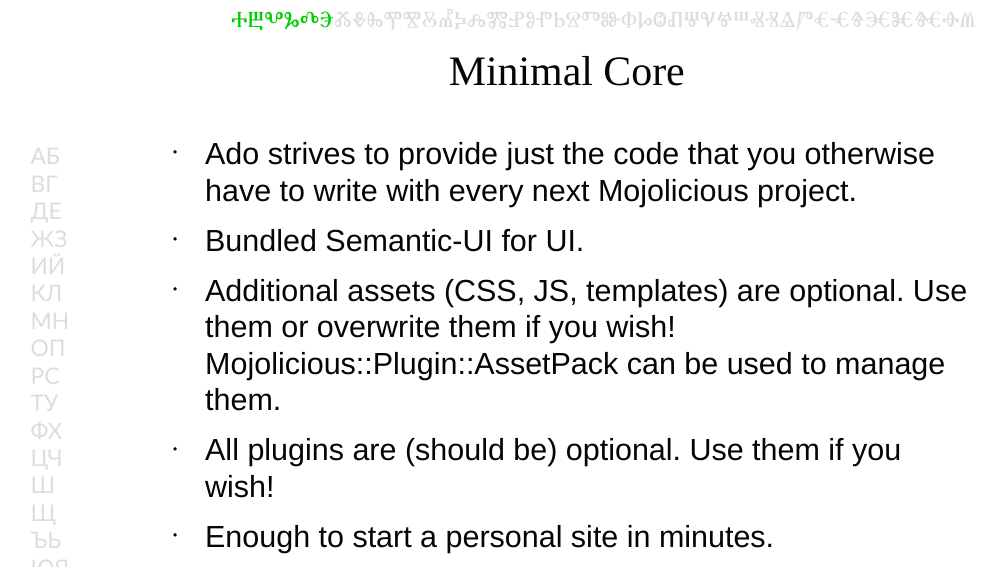
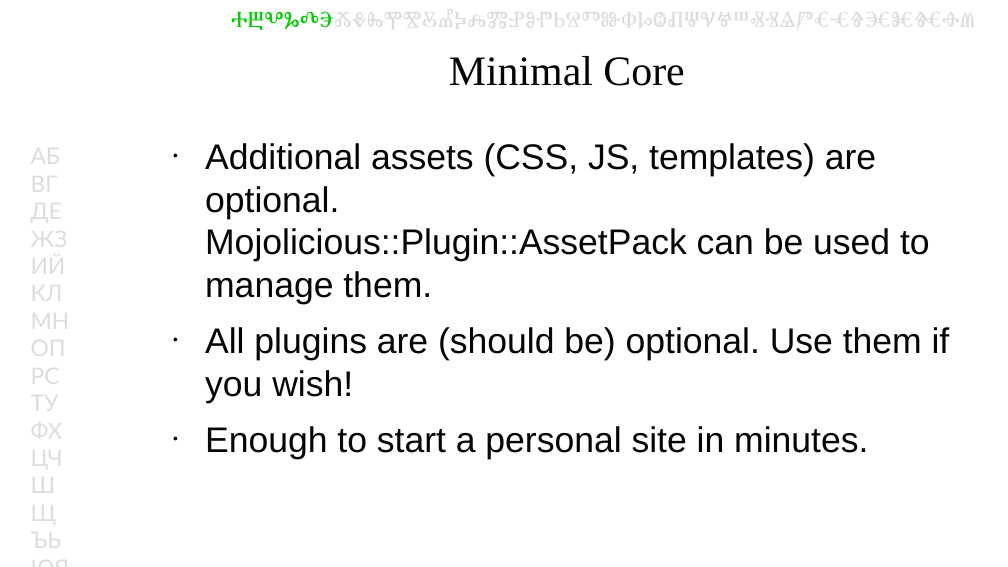
Before and after one commit to kberov/Ado-YAPC-EU-talk, a slide deck: slide 11 of Ado-YAPC-EU-2014.odp (slide 7 before the commit). Drawn at 1008x567 pixels with LibreOffice and Linux fonts; fonts in the diff are those of the drawing; background and template pictures are left out. Boxes give left, top, right and bottom in pixels: in the first picture for what was removed or moved away, otherwise in the second. Text is boxed around its words. In the diff, an @@ line names an element or a change of style, - is before the commit and + after.

Commit message:
splitted some slides in multiple slides with less text and added "generate crud"

```diff
--- a/Ado-YAPC-EU-2014.odp
+++ b/Ado-YAPC-EU-2014.odp
@@ text at [205,143,930,304]: text changed; size 24 to 28 pt @@
-● Ado strives to provide just the code that you otherwise have to write with every next Mojolicious project.
-● Bundled Semantic-UI for UI.
-● Additional assets (CSS, JS, templates) are optional. Use them or overwrite them if you wish! Mojolicious::Plugin::AssetPack can be used to manage them.
+● Additional assets (CSS, JS, templates) are optional.
+  Mojolicious::Plugin::AssetPack can be used to manage them.
@@ text at [205,327,950,459]: size 24 to 28 pt in "All plugins are (should be) optional. Use ...", "Enough to start a personal site in ..." @@
```
Also in this commit, not shown: 10 other slides changed, 6 slides added.
